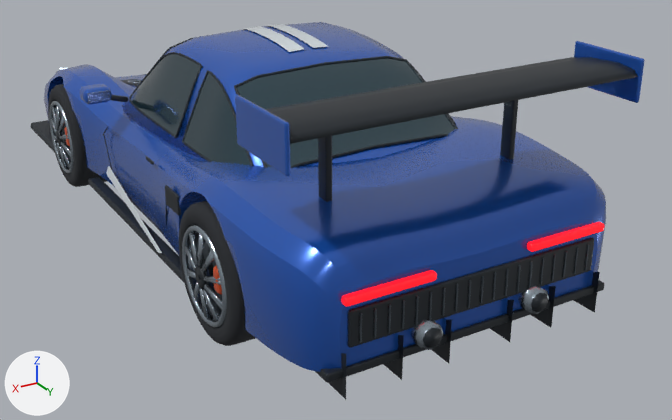
One commit to the Blender file assets/blender/vehicles/gt.blend: the scene before it, then after it.
Both versions are drawn from a 50 mm camera at (2.49, 5.04, 2.45) aimed at (-0.26, 0.46, 0.16). Arrows for +X, +Y and +Z are at lower left; the lights stay in place. The first picture is the older version.

Names of what the first picture shows: 'BRAKE_LIGHT_L', 'BRAKE_LIGHT_R', 'GT_ROOT_GT_Alloy_LOD0', 'GT_ROOT_GT_Carbon_LOD0', 'GT_ROOT_GT_Glass_LOD0', 'GT_ROOT_GT_Ice_LOD0', 'GT_ROOT_GT_Paint_LOD0', 'GT_ROOT_GT_Rotor_LOD0', 'SPIN_FL_GT_Alloy_LOD0', 'SPIN_FL_GT_Rubber_LOD0', 'SPIN_RL_GT_Alloy_LOD0', 'SPIN_RL_GT_Rubber_LOD0' and 6 more.
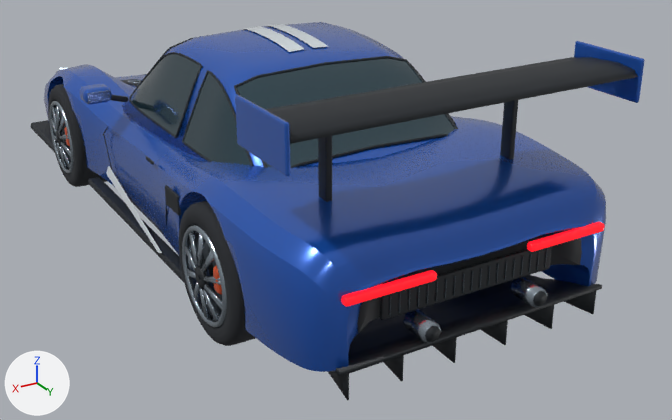
Changed parts and their boxes [x1, y1, x2, y2] in the pictures (672 x 420 px; the box of a moved part takes in the faces that stretch with it):
'GT_ROOT_GT_Carbon_LOD0', reshaped
    before: [31, 33, 638, 399]
    after: [31, 33, 638, 400]
part 1 of me_sculpted_shell_lod0, cut back
    before: [339, 223, 598, 366]
    after: [324, 223, 598, 372]
part 2 of me_windscreen_seal, moved or reshaped
    before: [348, 238, 595, 348]
    after: [380, 246, 552, 320]
part 3 of me_windscreen_seal, moved or reshaped
    before: [531, 293, 548, 312]
    after: [533, 291, 547, 306]
part 4 of me_windscreen_seal, moved or reshaped
    before: [423, 328, 442, 348]
    after: [425, 326, 441, 342]
part 5 of me_windscreen_seal, rebuilt
    before: [315, 280, 604, 383]
    after: [335, 275, 602, 376]
part 6 of me_windscreen_seal, added
    after: [357, 233, 582, 334]
part 7 of me_windscreen_seal, added
    after: [564, 289, 597, 314]
part 8 of me_windscreen_seal, added
    after: [480, 319, 508, 345]
part 9 of me_windscreen_seal, added
    after: [433, 336, 457, 363]
part 10 of me_windscreen_seal, added
    after: [328, 371, 349, 400]
part 11 of me_windscreen_seal, deleted
    before: [490, 300, 514, 342]
part 12 of me_windscreen_seal, deleted
    before: [432, 320, 452, 363]
part 13 of me_windscreen_seal, built on
    before: [531, 272, 600, 327]
    after: [525, 305, 554, 329]
part 14 of me_windscreen_seal, cut back
    before: [329, 335, 404, 399]
    after: [384, 354, 404, 381]

The change, as a list of edits to the scene's bpy script:
```text
Change me_sculpted_shell_lod0:
    used by ob_gt_root_gt_paint_lod0; parent = ob_gt_root; location = (0.0, 0.0, 0.0)
    remove me_sculpted_shell_lod0.from_pydata(...)  # 4368 vertices, 4098 faces; spans x -1.03..1.03, y -2.12..2.16, z 0.21..1.39
    add me_sculpted_shell_lod0.from_pydata(...)  # 4843 vertices, 4537 faces; spans x -1.03..1.03, y -2.12..2.17, z 0.21..1.39
    me_sculpted_shell_lod0 part 1: 25 vertices moved from x -0.66..0.68, y 2.12..2.16, z 0.22..0.23 to x -0.7..0.7, y 2.1..2.17, z 0.22..0.28; 21 vertices removed from x -0.74..0.74, y 2.12..2.16, z 0.22..0.56; 496 vertices added at x -0.71..0.71, y 1.7..2.17, z 0.22..0.65
Change me_windscreen_seal:
    used by ob_gt_root_gt_carbon_lod0; parent = ob_gt_root; location = (0.0, 0.0, 0.0)
    remove me_windscreen_seal.from_pydata(...)  # 3854 vertices, 3710 faces; spans x -0.95..0.95, y -2.16..2.24, z 0.14..1.34
    add me_windscreen_seal.from_pydata(...)  # 3948 vertices, 3779 faces; spans x -0.95..0.95, y -2.16..2.24, z 0.14..1.34
    me_windscreen_seal part 2: the loose piece of 96 vertices spanning x -0.7..0.7, y 2.15..2.18, z 0.37..0.55 is scaled about its middle by (0.7, 0.72, 0.782), then moved by (0.0, -0.07, 0.01)
    me_windscreen_seal part 3: the loose piece of 16 vertices spanning x -0.36..-0.26, y 2.23..2.24, z 0.29..0.38 is moved by (0.0, 0.0, 0.02)
    me_windscreen_seal part 4: the loose piece of 16 vertices spanning x 0.26..0.36, y 2.23..2.24, z 0.29..0.38 is moved by (0.0, 0.0, 0.02)
    me_windscreen_seal part 5: the loose piece of 96 vertices spanning x -0.81..0.81, y 1.66..2.17, z 0.23..0.28 is rebuilt with 16 vertices and now spans x -0.76..0.76, y 1.7..2.2, z 0.14..0.29
    me_windscreen_seal part 6: a new loose piece of 96 vertices spanning x -0.64..0.64, y 2.07..2.15, z 0.41..0.63, in mat_ltx_gt_carbon (black #191f26)
    me_windscreen_seal part 7: a new loose piece of 16 vertices spanning x -0.72..-0.64, y 1.7..2.2, z 0.14..0.28, in mat_ltx_gt_carbon (black #191f26)
    me_windscreen_seal part 8: a new loose piece of 16 vertices spanning x -0.15..-0.13, y 1.7..2.2, z 0.14..0.28, in mat_ltx_gt_carbon (black #191f26)
    me_windscreen_seal part 9: a new loose piece of 16 vertices spanning x 0.13..0.15, y 1.7..2.2, z 0.14..0.28, in mat_ltx_gt_carbon (black #191f26)
    me_windscreen_seal part 10: a new loose piece of 16 vertices spanning x 0.64..0.72, y 1.7..2.2, z 0.14..0.28, in mat_ltx_gt_carbon (black #191f26)
    me_windscreen_seal part 11: the loose piece of 3 vertices spanning x -0.18, y 1.73..2.2, z 0.14..0.37 is deleted
    me_windscreen_seal part 12: the loose piece of 3 vertices spanning x 0.18, y 1.73..2.2, z 0.14..0.37 is deleted
    me_windscreen_seal part 13: 5 vertices removed from x -0.73..-0.44, y 1.73..2.2, z 0.14..0.37; 15 vertices added at x -0.44..-0.39, y 1.7..2.2, z 0.14..0.28
    me_windscreen_seal part 14: 5 vertices removed from x 0.44..0.73, y 1.73..2.2, z 0.14..0.37; 15 vertices added at x 0.39..0.44, y 1.7..2.2, z 0.14..0.28
```
